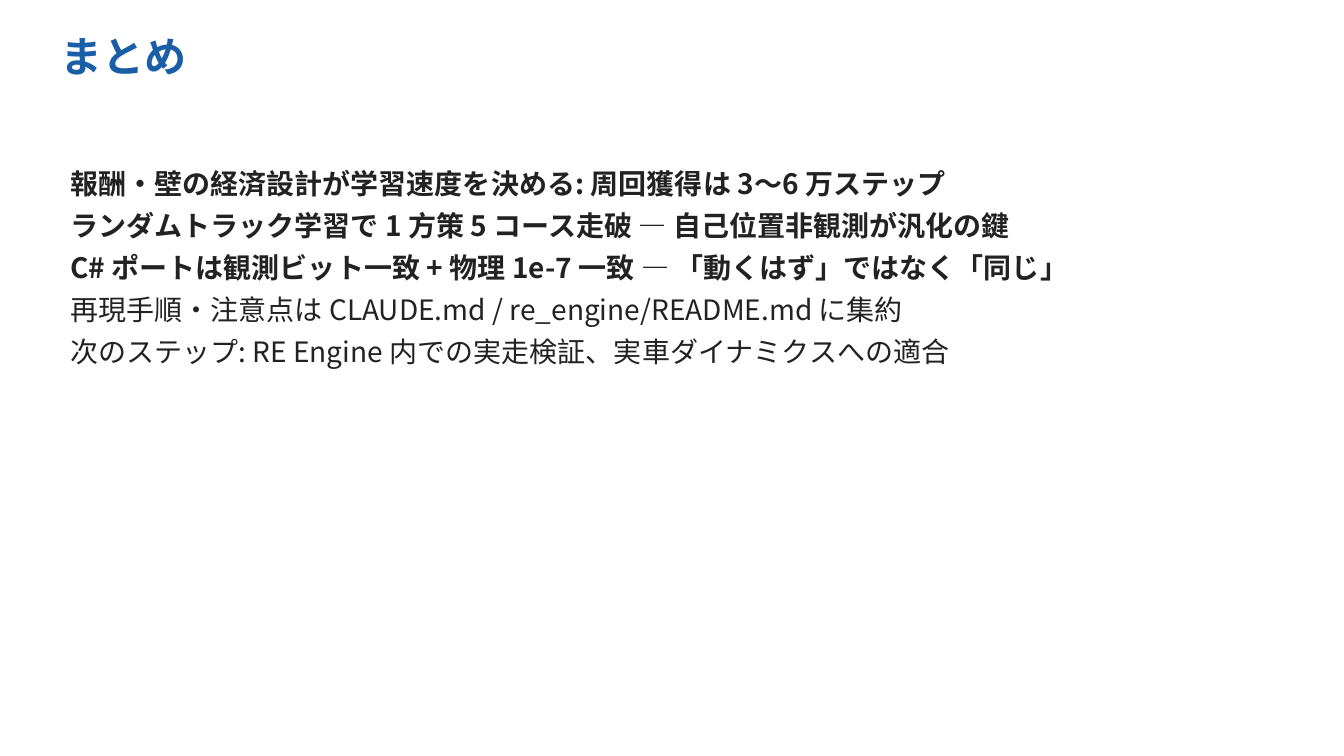
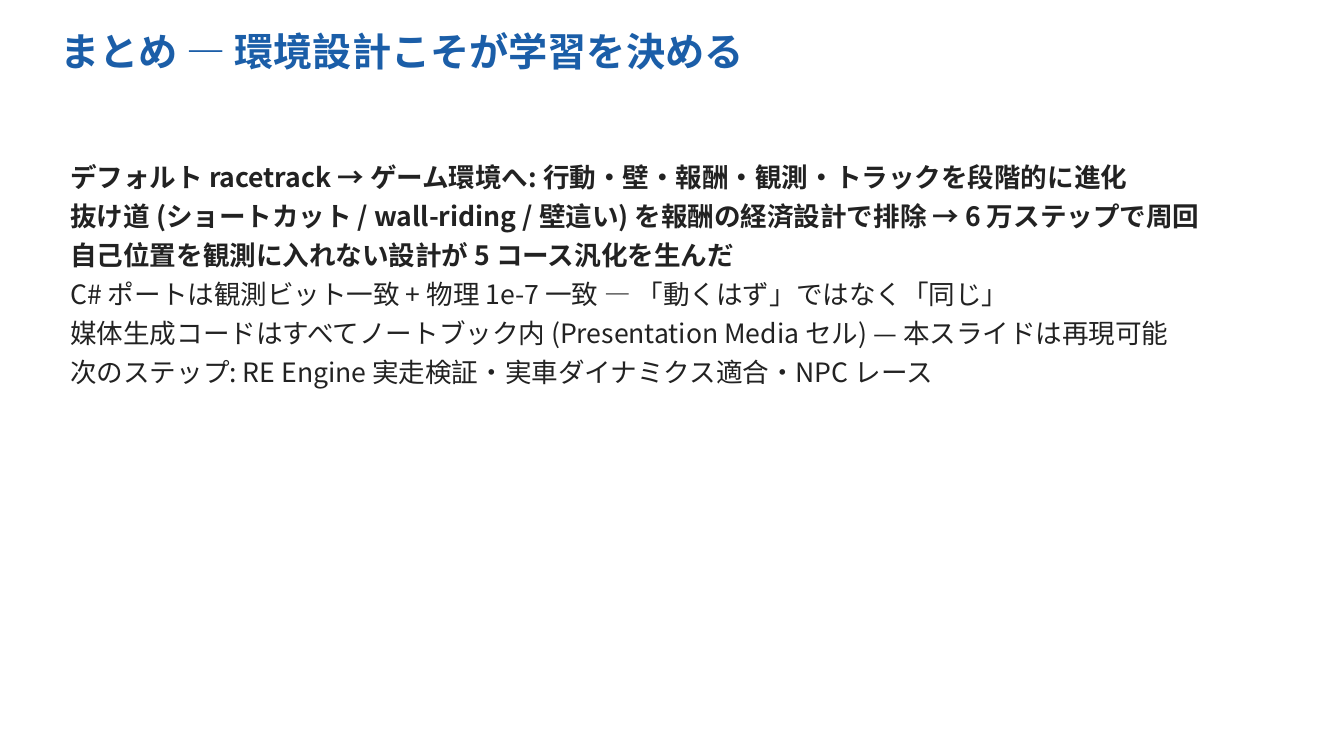
Before and after one commit to Evergarden0101/CircuitAgents, a slide deck: slide 17 of docs/CircuitAgents_intro_ja.pptx (slide 11 before the commit). Drawn at 1344x756 pixels with LibreOffice and Linux fonts; fonts in the diff are those of the drawing. Boxes give left, top, right and bottom in pixels: in the first picture for what was removed or moved away, otherwise in the second. Text is boxed around its words. In the diff, an @@ line names an element or a change of style, - is before the commit and + after.

```diff
--- a/docs/CircuitAgents_intro_ja.pptx
+++ b/docs/CircuitAgents_intro_ja.pptx
@@ text at (60, 32, 744, 70): text changed; size 30 to 28 pt @@
-まとめ
+まとめ — 環境設計こそが学習を決める
@@ text at (70, 164, 1199, 268): text changed; size 20 to 19 pt @@
-報酬・壁の経済設計が学習速度を決める: 周回獲得は 3〜6 万ステップ
-ランダムトラック学習で 1 方策 5 コース走破 — 自己位置非観測が汎化の鍵
+デフォルト racetrack → ゲーム環境へ: 行動・壁・報酬・観測・トラックを段階的に進化
+抜け道 (ショートカット / wall-riding / 壁這い) を報酬の経済設計で排除 → 6 万ステップで周回
+自己位置を観測に入れない設計が 5 コース汎化を生んだ
@@ text at (70, 281, 1009, 307): size 20 to 19 pt, bold off in "C# ポートは観測ビット一致 + 物理 1e-7 一致 — ..."; less space between paragraphs @@
@@ text at (70, 320, 1168, 389): text changed; size 20 to 19 pt @@
-再現手順・注意点は CLAUDE.md / re_engine/README.md に集約
-次のステップ: RE Engine 内での実走検証、実車ダイナミクスへの適合
+媒体生成コードはすべてノートブック内 (Presentation Media セル) — 本スライドは再現可能
+次のステップ: RE Engine 実走検証・実車ダイナミクス適合・NPC レース
```
Also in this commit, not shown: 2 other slides changed, 14 slides added, 8 slides removed, 7 other files.
